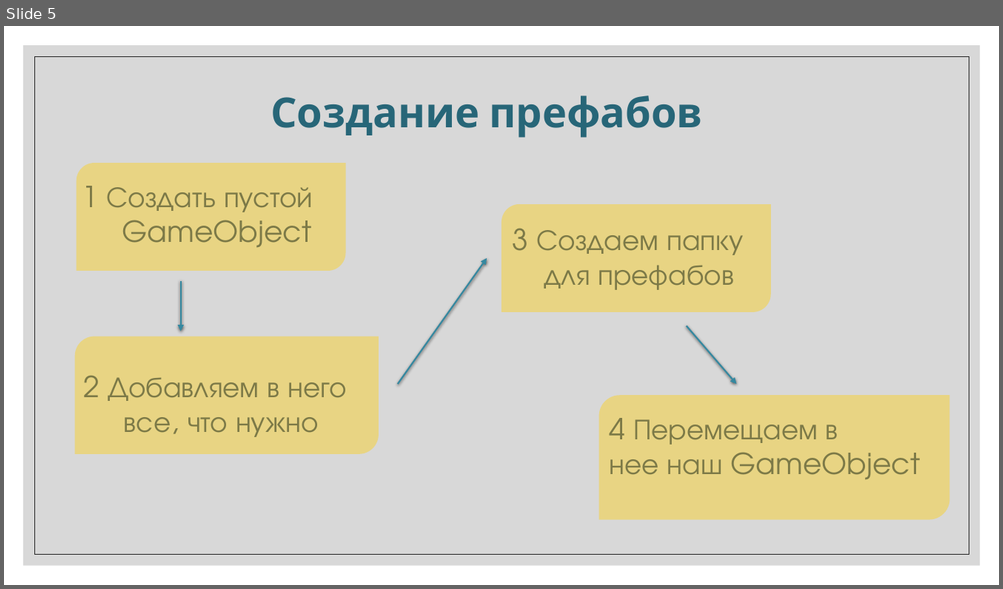
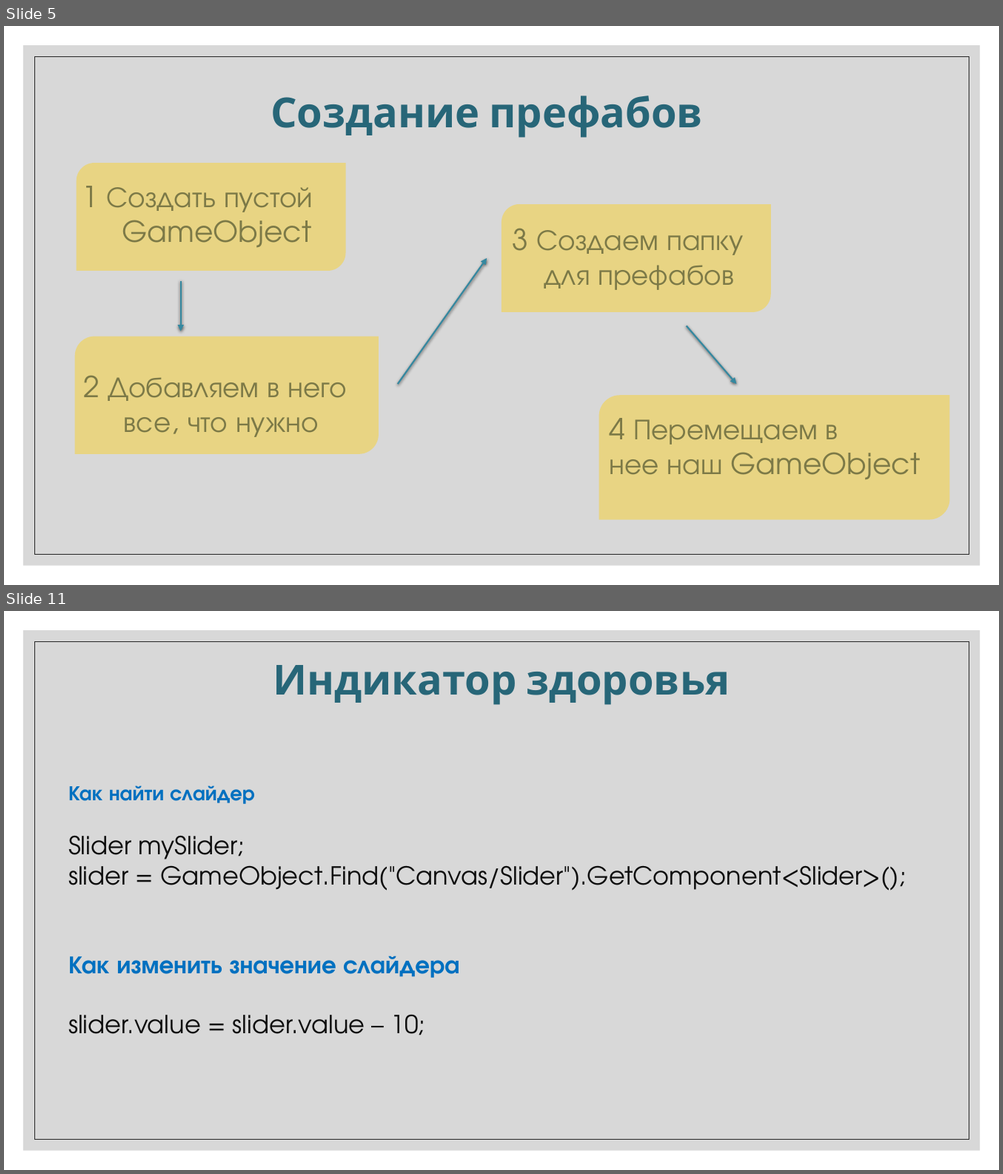
Before and after one commit to IriEfremova/LessonsCube, a slide deck: Unity/Lesson6/Prefab.pptx. Shown one above the other, each under a label of ours: slide 5 before the commit, slides 5 and 11 after it; the slides between them are not shown. The pictures are 1003x589 and 1003x1174 pixels, drawn with LibreOffice and Linux fonts; fonts in the diff are those of the drawing. Boxes give left, top, right and bottom in pixels: in the first picture for what was removed or moved away, otherwise in the second. Text is boxed around its words. In the diff, an @@ line names an element or a change of style, - is before the commit and + after.

```diff
--- a/Unity/Lesson6/Prefab.pptx
+++ b/Unity/Lesson6/Prefab.pptx
@@ slide 11 added at box(4, 611, 999, 1170), background #FFFFFF; not listed: 2 template elements that a slide beside it also shows @@
@@ text added at box(273, 665, 729, 705), 40 pt, text #276678, bold @@
+Индикатор здоровья
@@ text added at box(68, 786, 905, 1036), 24 pt, text #0D0D0D @@
+Как найти слайдер
+Slider mySlider;
+slider = GameObject.Find("Canvas/Slider").GetComponent<Slider>();
+Как изменить значение слайдера
+slider.value = slider.value – 10;
```
Also in this commit, not shown: 3 slides changed, 6 other slides added, 15 slides removed, 19 other files.
